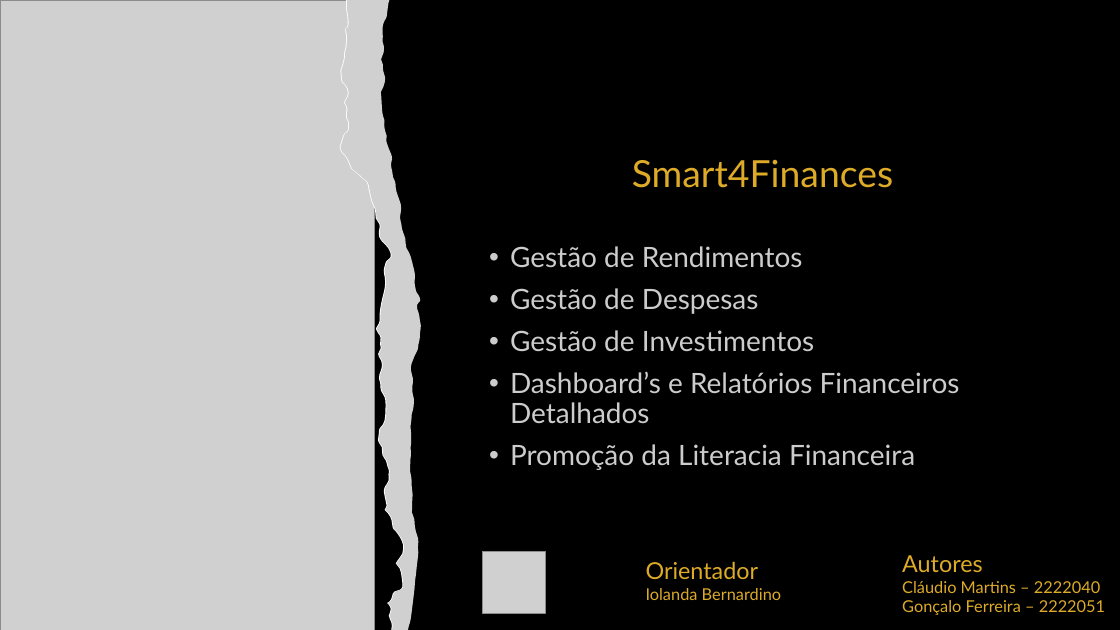
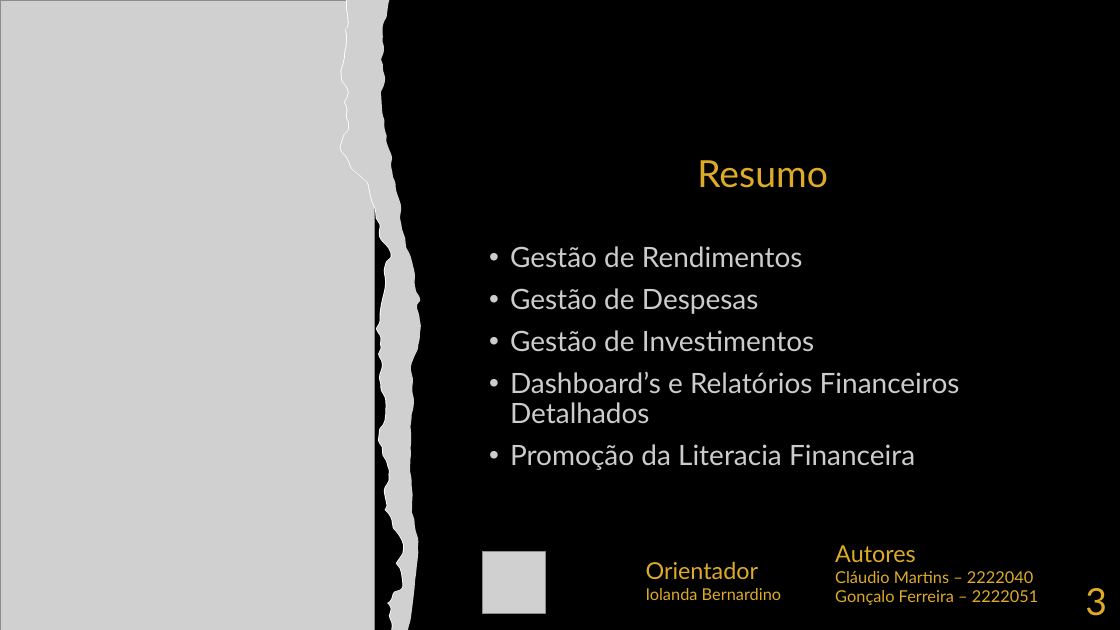
Before and after one commit to goncaloferreira966/Smart4Finances, a slide deck: slide 3 of Smart4FiancesApresentacao.pptx (slide 6 before the commit). Drawn at 1120x630 pixels with LibreOffice and Linux fonts; fonts in the diff are those of the drawing; grey boxes stand for pictures. Boxes give left, top, right and bottom in pixels: in the first picture for what was removed or moved away, otherwise in the second. Text is boxed around its words. In the diff, an @@ line names an element or a change of style, - is before the commit and + after.

```diff
--- a/Smart4FiancesApresentacao.pptx
+++ b/Smart4FiancesApresentacao.pptx
@@ text at (697,160,828,188): text changed @@
-Smart4Finances
+Resumo
@@ text "Autores": place and size @@
-text "Autores" at (902,555,1105,615)
+text "Autores" at (835,545,1038,605)
@@ text added at (1085,588,1107,616), 32 pt, text #DDAB28 @@
+3
```
Also in this commit, not shown: 5 other slides changed, 4 slides added, 1 slide removed.
